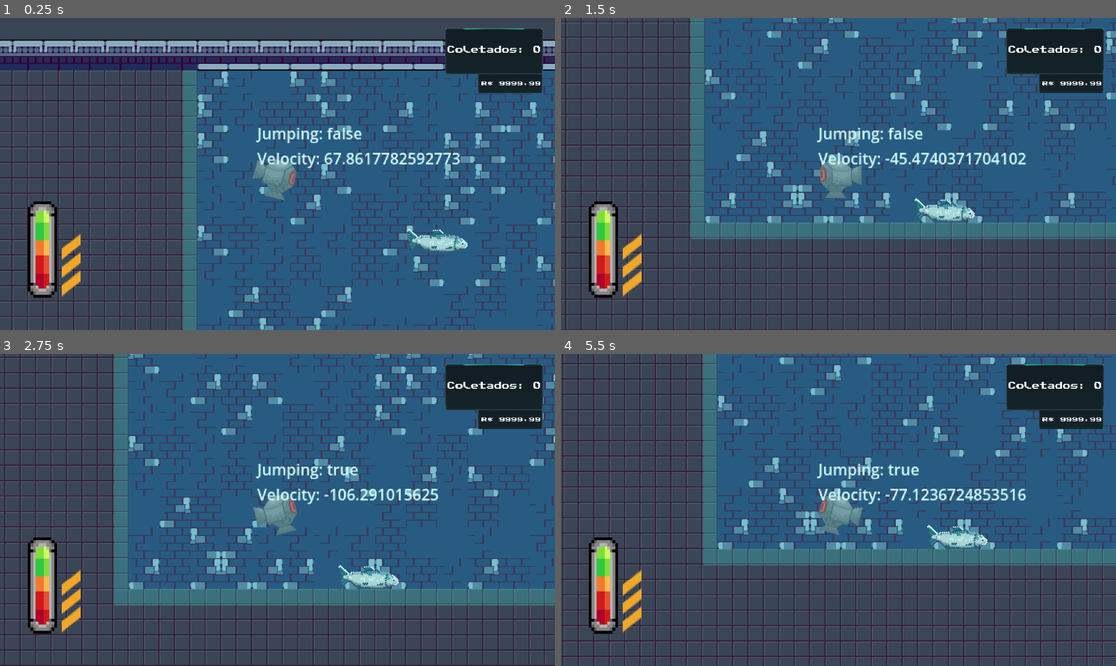
Above: before the commit, frames 1-4 (two rows, left to right).
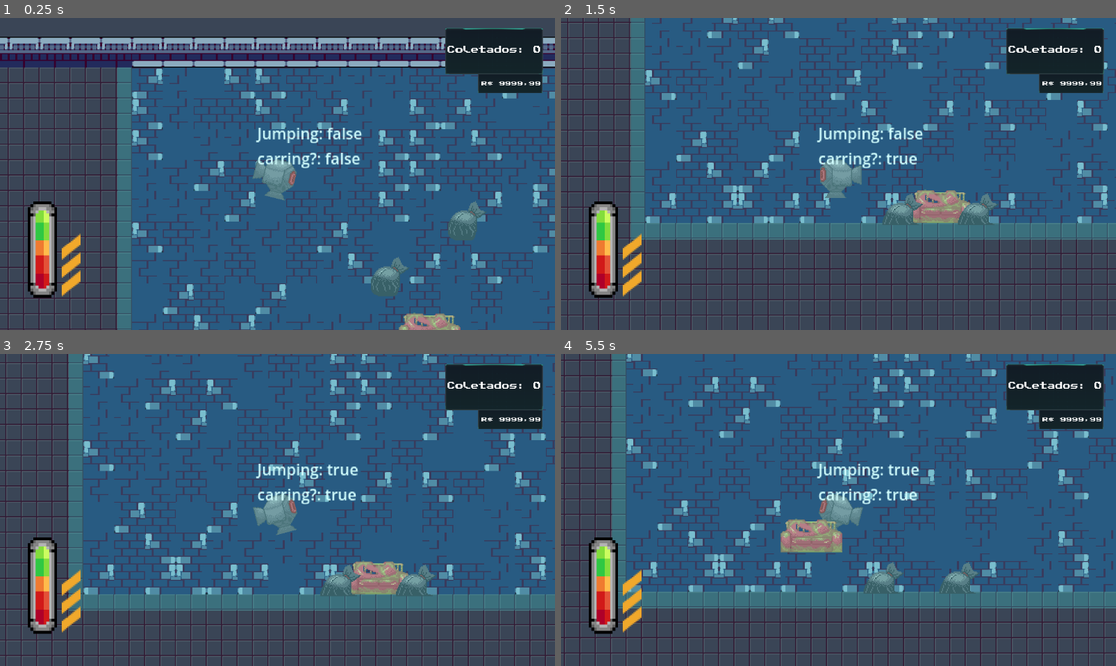
Above: after the commit, the same moments.

Repository: Jaete/Cleangoon
Game: Godot game, scene res://TSCN/Levels/tutorial_level.tscn
Two runs of this game, one before a commit and one after it. Both use one fixed random seed, a clock stepped at 60 frames per second and the inputs below.
Inputs:
- Up to frame 1 (0.25 s): no input
- Up to frame 2 (1.5 s): tap Enter at 0.5 s; hold Right (Move_Right) 0.53-1.28 s; tap A (Interact, bound only after the commit) at 0.6 s; hold Left (Move_Left) from 1.28 s (still down); tap Shift (Boost) at 1.35 s
- Up to frame 3 (2.75 s): tap A (Interact, bound only after the commit) at 1.55, 2.3 s; release Left (Move_Left) at 2.03 s; hold Right (Move_Right) from 2.03 s (still down); hold Space (Rise) from 2.03 s (still down)
- Up to frame 4 (5.5 s): release Space (Rise) at 2.78 s; tap A (Interact, bound only after the commit) at 2.85, 3.6, 4.55, 5.3 s; release Right (Move_Right) at 3.53 s; hold Left (Move_Left) from 3.53 s (still down); tap Shift (Boost) at 4.35 s; hold Space (Rise) from 5.03 s (still down)

The runs differ from the first frame. In frame 1, 37% of the frame differs, in the area x 0-100%, y 6-100%; in frame 2, 29%; in frame 3, 33%; in frame 4, 42%, in the area x 0-100%, y 0-100%.
Error after the commit: Cannot call method 'set_name' on a null value. (res://Scripts/TrashCollector/TrashCollector.gd:56)

Commit message:
start trash collect system

Diff:
--- a/Resources/PlayerController/PlayerController.gd
+++ b/Resources/PlayerController/PlayerController.gd
@@ -6,9 +6,11 @@
 const LEFT: int = -1
 const RIGHT: int = 1
 const STOP: int = 0
+const GRAB: int = 2
 
 var vertical_movement: int = 0
 var horizonal_movement: int = 0
+var input_action: int = 0
 var is_boosting: bool = false
 
 func get_input():
@@ -16,6 +18,7 @@
 	get_vertical_movement()
 	get_horizontal_movement()
 	is_stopped()
+	check_for_action()
 
 func get_vertical_movement():
 	if Input.is_action_pressed("Rise"):
@@ -43,3 +46,10 @@
 	if !Input.is_anything_pressed():
 		return true
 	return false
+
+func check_for_action():
+	if Input.is_action_just_pressed("Interact"):
+		input_action = GRAB
+	else:
+		input_action = STOP
+	pass
--- a/Scripts/DEBUG/Label.gd
+++ b/Scripts/DEBUG/Label.gd
@@ -4,4 +4,4 @@
 
 func _process(delta):
 	set_text(str("Jumping: ", Input.is_action_pressed("Rise"),
-	"\nVelocity: ", pl.linear_velocity.y))
+	"\ncarring?: ", pl.carrying_trash))
--- a/Scripts/Player/MainCamera.gd
+++ b/Scripts/Player/MainCamera.gd
@@ -1,7 +1,7 @@
 class_name MainCamera
 extends Camera2D
 
-@onready var player: Player = $"../Player"
+@onready var player: Player = get_node("/root/Player_")
 
 func _process(delta):
 	global_position = player.global_position
--- a/Scripts/Player/Player.gd
+++ b/Scripts/Player/Player.gd
@@ -1,5 +1,8 @@
 class_name Player
 extends RigidBody2D
+
+signal player_grabbed_trash()
+signal player_released_trash()
 
 @export_category("Physics Movement")
 @export var physics: PlayerPhysics
@@ -10,6 +13,9 @@
 @export var sprite: Sprite2D
 @export_category("Player Data")
 @export var data: PlayerData
+
+var carrying_trash: bool = false
+var trash_carried: Trash
 
 func _ready():
 	mass = 0.5
@@ -29,6 +35,14 @@
 		sleeping = true
 	else:
 		sleeping = false
+	if controller.input_action == controller.GRAB && carrying_trash:
+		carrying_trash = false
+		player_released_trash.emit(trash_carried)
+	elif controller.input_action == controller.GRAB && !carrying_trash:
+		player_grabbed_trash.emit()
+		carrying_trash = true
+		controller.get_input()
+
 	pass
 
 func _process(delta):
--- a/Scripts/Trash/Trash.gd
+++ b/Scripts/Trash/Trash.gd
@@ -1,10 +1,15 @@
 class_name Trash
 extends Node2D
+
+signal player_entered_interaction_range()
+signal player_left_interaction_range()
+signal player_dropped_trash()
 
 @export_category("Object data")
 @export var trash_data: TrashData
 @export var sprite: Sprite2D
 @export var body: CollisionShape2D
+@export var physics_body: RigidBody2D
 @export var interactable_area: CollisionShape2D
 
 var is_on_ground: bool
@@ -16,13 +21,35 @@
 	sprite.offset = trash_data.offset
 	interactable_area.shape = trash_data.interaction_area
 
+func _physics_process(delta):
+	var parent: Node2D = get_parent()
+	if parent is Player:
+		global_position = parent.global_position
+		if parent.sprite.is_flipped_h():
+			global_position.x -= 28
+		else:
+			global_position.x += 28
+		global_position.y += 28
 
 func _on_body_entered(body):
 	if body is TileMap:
 		sprite.texture = trash_data.ground_texture
-	pass # Replace with function body.
+		player_dropped_trash.emit(self)
+		is_on_ground = true
+	pass
 
 func _on_body_exited(body):
 	if body is TileMap:
 		sprite.texture = trash_data.lifted_texture
-	pass # Replace with function body.
+		is_on_ground = false
+	pass
+
+func _on_interactable_area_body_entered(body):
+	if body is Player:
+		player_entered_interaction_range.emit(self)
+	pass
+
+func _on_interactable_area_body_exited(body):
+	if body is Player:
+		player_left_interaction_range.emit(self)
+	pass
--- /dev/null
+++ b/Scripts/TrashCollector/TrashCollector.gd
@@ -0,0 +1,74 @@
+class_name TrashCollector
+extends Node
+
+signal player_released_trash()
+
+@onready var ui: CanvasLayer = get_node("/root/Ui")
+@onready var player: Player = get_node("/root/Player_")
+@onready var level: Node2D = get_node("/root/Level")
+
+var trashes_nodes: Array[Node]
+var interactable_trashes: Array[Trash]
+var current_trash_active: Trash
+var pick_trash_button: PackedScene =  preload("res://TSCN/UI/ui_interact_button.tscn")
+var button_ui: Sprite2D
+var control: Control
+
+func _ready():
+	player.player_grabbed_trash.connect(grab_trash)
+	player.player_released_trash.connect(release_trash)
+	trashes_nodes = get_tree().get_nodes_in_group("Trash")
+	for trash in trashes_nodes:
+		current_trash_active = trash
+		current_trash_active.player_entered_interaction_range.connect(start_interaction_ui)
+		current_trash_active.player_left_interaction_range.connect(end_interaction_ui)
+		current_trash_active.player_dropped_trash.connect(release_trash)
+	current_trash_active = null
+	control = ui.get_child(0)
+	pass
+
+func start_interaction_ui(trash: Trash):
+	if current_trash_active == null:
+		show_ui(trash)
+	elif current_trash_active != trash && interactable_trashes.size() == 0:
+		interactable_trashes.append(trash)
+	pass
+
+func show_ui(trash: Trash):
+	button_ui = pick_trash_button.instantiate()
+	trash.add_child(button_ui)
+	button_ui.global_position.y -= 48
+	current_trash_active = trash
+
+func end_interaction_ui(trash: Trash):
+	if current_trash_active == trash:
+		if is_instance_valid(button_ui):
+			button_ui.queue_free()
+		current_trash_active = null
+		if interactable_trashes.size() != 0:
+			current_trash_active = interactable_trashes[0]
+			interactable_trashes.clear()
+			show_ui(current_trash_active)
+	else:
+		interactable_trashes.erase(trash)
+
+func grab_trash():
+	current_trash_active.set_name("Grabbed_Trash")
+	player.trash_carried = current_trash_active
+	current_trash_active.reparent(player)
+	pass
+
+func release_trash(_trash: Node2D):
+	var trash: Node2D = _trash
+	var interactable_area: Area2D = _trash.get_node("InteractableArea")
+	if interactable_area.overlaps_body(player):
+		current_trash_active = _trash
+		player.trash_carried = _trash
+	else:
+		current_trash_active = null
+		player.trash_carried = null
+	trash.call_deferred("reparent", level)
+	pass
+
+func _process(delta):
+	pass
--- a/TSCN/Entities/player.tscn
+++ b/TSCN/Entities/player.tscn
@@ -15,7 +15,6 @@
 radius = 20.0
 
 [node name="Player" type="RigidBody2D" node_paths=PackedStringArray("sprite")]
-position = Vector2(307, 99)
 physics_material_override = SubResource("PhysicsMaterial_k4xc7")
 lock_rotation = true
 max_contacts_reported = 5
--- a/TSCN/Entities/trash.tscn
+++ b/TSCN/Entities/trash.tscn
@@ -7,15 +7,17 @@
 
 [sub_resource type="RectangleShape2D" id="RectangleShape2D_t78b2"]
 
-[node name="Trash" type="RigidBody2D" node_paths=PackedStringArray("sprite", "body", "interactable_area")]
+[node name="Trash" type="RigidBody2D" node_paths=PackedStringArray("sprite", "body", "physics_body", "interactable_area") groups=["Trash"]]
 y_sort_enabled = true
 mass = 0.1
+gravity_scale = 0.3
 lock_rotation = true
 max_contacts_reported = 5
 contact_monitor = true
 script = ExtResource("1_n1lpt")
 sprite = NodePath("Sprite")
 body = NodePath("BodyShape")
+physics_body = NodePath(".")
 interactable_area = NodePath("InteractableArea/Shape")
 
 [node name="Sprite" type="Sprite2D" parent="."]
@@ -30,3 +32,5 @@
 
 [connection signal="body_entered" from="." to="." method="_on_body_entered"]
 [connection signal="body_exited" from="." to="." method="_on_body_exited"]
+[connection signal="body_entered" from="InteractableArea" to="." method="_on_interactable_area_body_entered"]
+[connection signal="body_exited" from="InteractableArea" to="." method="_on_interactable_area_body_exited"]
--- /dev/null
+++ b/TSCN/Entities/trash_collector.tscn
@@ -0,0 +1,6 @@
+[gd_scene load_steps=2 format=3 uid="uid://5o0laevc1qmy"]
+
+[ext_resource type="Script" path="res://Scripts/TrashCollector/TrashCollector.gd" id="1_o44n6"]
+
+[node name="TrashCollector" type="Node"]
+script = ExtResource("1_o44n6")
--- a/TSCN/Levels/tutorial_level.tscn
+++ b/TSCN/Levels/tutorial_level.tscn
@@ -1,13 +1,10 @@
-[gd_scene load_steps=14 format=3 uid="uid://dnamtpdl1nyu4"]
+[gd_scene load_steps=8 format=3 uid="uid://dnamtpdl1nyu4"]
 
 [ext_resource type="TileSet" uid="uid://ba4ch2yqukfhj" path="res://Assets/Tilesets/tutorial_level.tres" id="1_n7irr"]
-[ext_resource type="PackedScene" uid="uid://cytg6jnj3iky4" path="res://TSCN/Entities/player.tscn" id="2_d03b0"]
-[ext_resource type="Script" path="res://Resources/PlayerPhysics/PlayerPhysics.gd" id="3_ug6ue"]
-[ext_resource type="Script" path="res://Resources/PlayerController/PlayerController.gd" id="4_8jihy"]
 [ext_resource type="Script" path="res://Scripts/Player/MainCamera.gd" id="4_kv8ak"]
-[ext_resource type="Resource" uid="uid://cg5bhkxvsmw8h" path="res://Resources/PlayerData/PlayerData.tres" id="6_jpv58"]
-[ext_resource type="PackedScene" uid="uid://cmpr6nn6feapk" path="res://TSCN/Entities/fish.tscn" id="10_2rp4f"]
-[ext_resource type="Resource" uid="uid://bsvfgg4iop3es" path="res://Resources/FishData/Salmon.tres" id="11_3gnft"]
+[ext_resource type="PackedScene" uid="uid://ctv4ao3whr30o" path="res://TSCN/Entities/trash.tscn" id="7_45d0x"]
+[ext_resource type="Resource" uid="uid://cd248grsux1qa" path="res://Resources/TrashData/Data/common.tres" id="8_dae1t"]
+[ext_resource type="Resource" uid="uid://dltl8cfw7kwhb" path="res://Resources/TrashData/Data/heavy.tres" id="9_4ltoc"]
 
 [sub_resource type="RectangleShape2D" id="RectangleShape2D_aeuvl"]
 size = Vector2(1215, 188)
@@ -15,22 +12,9 @@
 [sub_resource type="RectangleShape2D" id="RectangleShape2D_lucq3"]
 size = Vector2(767, 335)
 
-[sub_resource type="Resource" id="Resource_4rwqx"]
-script = ExtResource("3_ug6ue")
-V_MAX_SPEED = 100.0
-V_ACCELERATION = 250.0
-H_MAX_SPEED = 100.0
-H_ACCELERATION = 150.0
-
-[sub_resource type="Resource" id="Resource_xphff"]
-script = ExtResource("4_8jihy")
-
-[sub_resource type="NavigationPolygon" id="NavigationPolygon_3crxn"]
-outlines = Array[PackedVector2Array]([PackedVector2Array(208, -1, 977, -1, 977, 335, 208, 335)])
-source_geometry_group_name = &"navigation_polygon_source_group"
-
-[node name="TutorialLevel" type="Node2D"]
+[node name="Level" type="Node2D"]
 y_sort_enabled = true
+position = Vector2(-375, -102)
 
 [node name="MainCamera" type="Camera2D" parent="."]
 position = Vector2(411, 314)
@@ -67,14 +51,14 @@
 position = Vector2(591.5, 167.5)
 shape = SubResource("RectangleShape2D_lucq3")
 
-[node name="Player" parent="." instance=ExtResource("2_d03b0")]
-physics = SubResource("Resource_4rwqx")
-controller = SubResource("Resource_xphff")
-data = ExtResource("6_jpv58")
+[node name="Trash" parent="." instance=ExtResource("7_45d0x")]
+position = Vector2(568, 159)
+trash_data = ExtResource("8_dae1t")
 
-[node name="Fish" parent="." instance=ExtResource("10_2rp4f")]
-position = Vector2(474, 173)
-fish_data = ExtResource("11_3gnft")
+[node name="Trash2" parent="." instance=ExtResource("7_45d0x")]
+position = Vector2(488, 217)
+trash_data = ExtResource("8_dae1t")
 
-[node name="Navigation" type="NavigationRegion2D" parent="."]
-navigation_polygon = SubResource("NavigationPolygon_3crxn")
+[node name="Trash3" parent="." instance=ExtResource("7_45d0x")]
+position = Vector2(533, 265)
+trash_data = ExtResource("9_4ltoc")
--- /dev/null
+++ b/TSCN/UI/ui_interact_button.tscn
@@ -0,0 +1,10 @@
+[gd_scene load_steps=2 format=3 uid="uid://d4igds3mq21cm"]
+
+[ext_resource type="Texture2D" uid="uid://dh1r6ct8rp73a" path="res://Assets/UI/Keyboard Letters and Symbols.png" id="1_l6b1x"]
+
+[node name="UI_Interact_Button" type="Sprite2D"]
+z_index = 2
+scale = Vector2(2, 2)
+texture = ExtResource("1_l6b1x")
+region_enabled = true
+region_rect = Rect2(0, 32, 15, 16)
--- a/project.godot
+++ b/project.godot
@@ -17,6 +17,8 @@
 [autoload]
 
 Ui="*res://TSCN/Entities/ui.tscn"
+TrashManager="*res://TSCN/Entities/trash_collector.tscn"
+Player_="*res://TSCN/Entities/player.tscn"
 
 [input]
 
@@ -45,6 +47,11 @@
 "events": [Object(InputEventMouseButton,"resource_local_to_scene":false,"resource_name":"","device":-1,"window_id":0,"a …(258 unchanged characters)…
 ]
 }
+Interact={
+"deadzone": 0.5,
+"events": [Object(InputEventKey,"resource_local_to_scene":false,"resource_name":"","device":-1,"window_id":0,"alt_pressed":false,"shift_pressed":false,"ctrl_pressed":false,"meta_pressed":false,"pressed":false,"keycode":0,"physical_keycode":65,"key_label":0,"unicode":97,"echo":false,"script":null)
+]
+}
 
 [rendering]
 
Binary file added: Assets/UI/Keyboard Letters and Symbols.png
Not shown, added: Assets/UI/Keyboard Letters and Symbols.png.import
